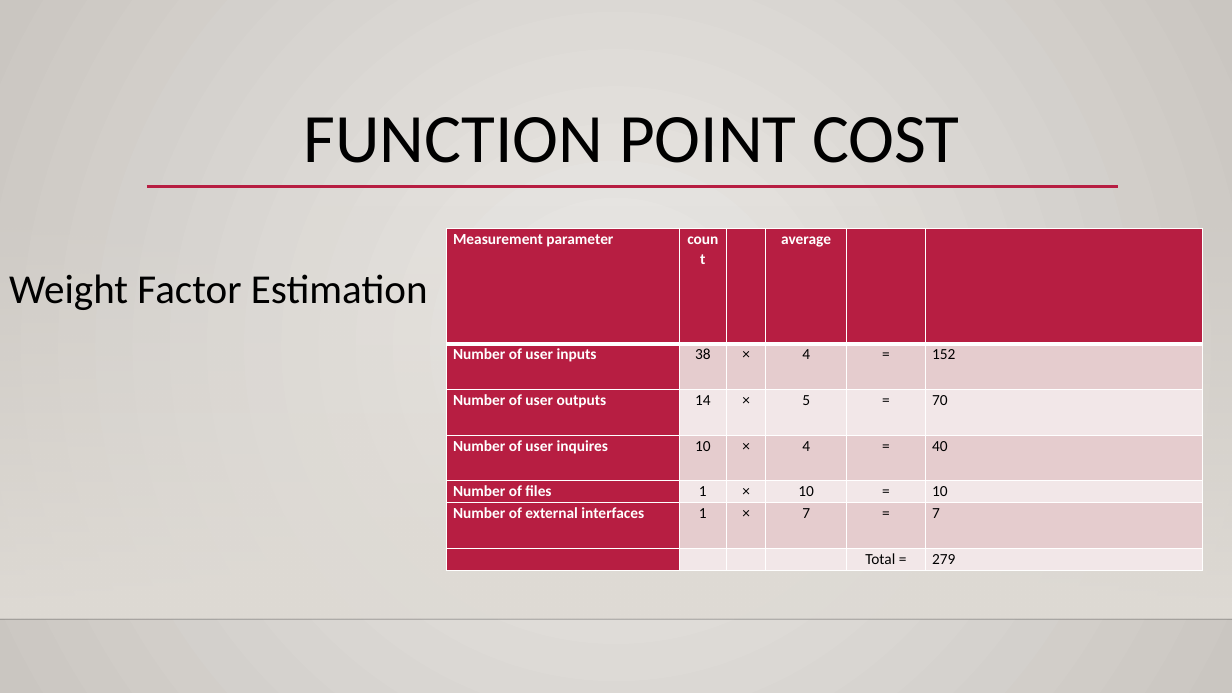
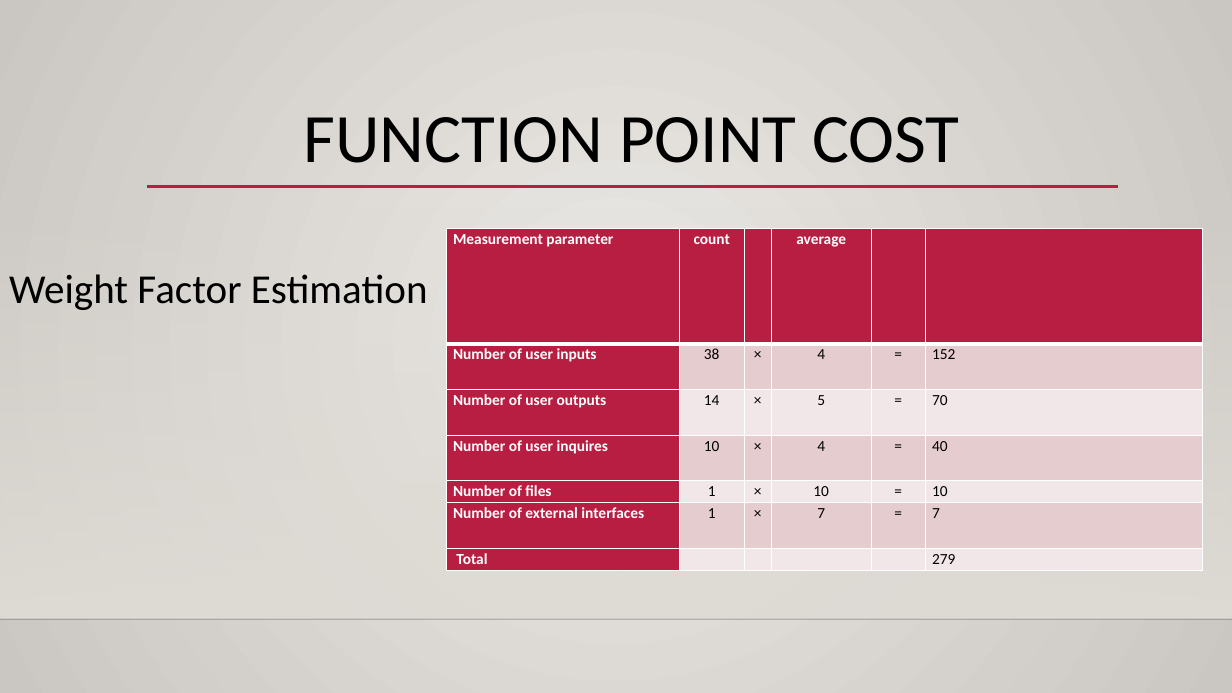
Before and after one commit to FergK/PhoenixHotel, a slide deck: slide 19 of TeamPhoenixPitchDeck.pptx (slide 15 before the commit). Drawn at 1232x693 pixels with LibreOffice and Linux fonts; fonts in the diff are those of the drawing; background and template pictures are left out. Boxes give left, top, right and bottom in pixels: in the first picture for what was removed or moved away, otherwise in the second. Text is boxed around its words. In the diff, an @@ line names an element or a change of style, - is before the commit and + after.

```diff
--- a/TeamPhoenixPitchDeck.pptx
+++ b/TeamPhoenixPitchDeck.pptx
@@ table at (446, 228, 1202, 571) @@
-row 7, column 1: 
+row 7, column 1: Total
-row 7, column 5: Total =
+row 7, column 5: 
```
Also in this commit, not shown: 7 other slides changed, 4 slides added.
